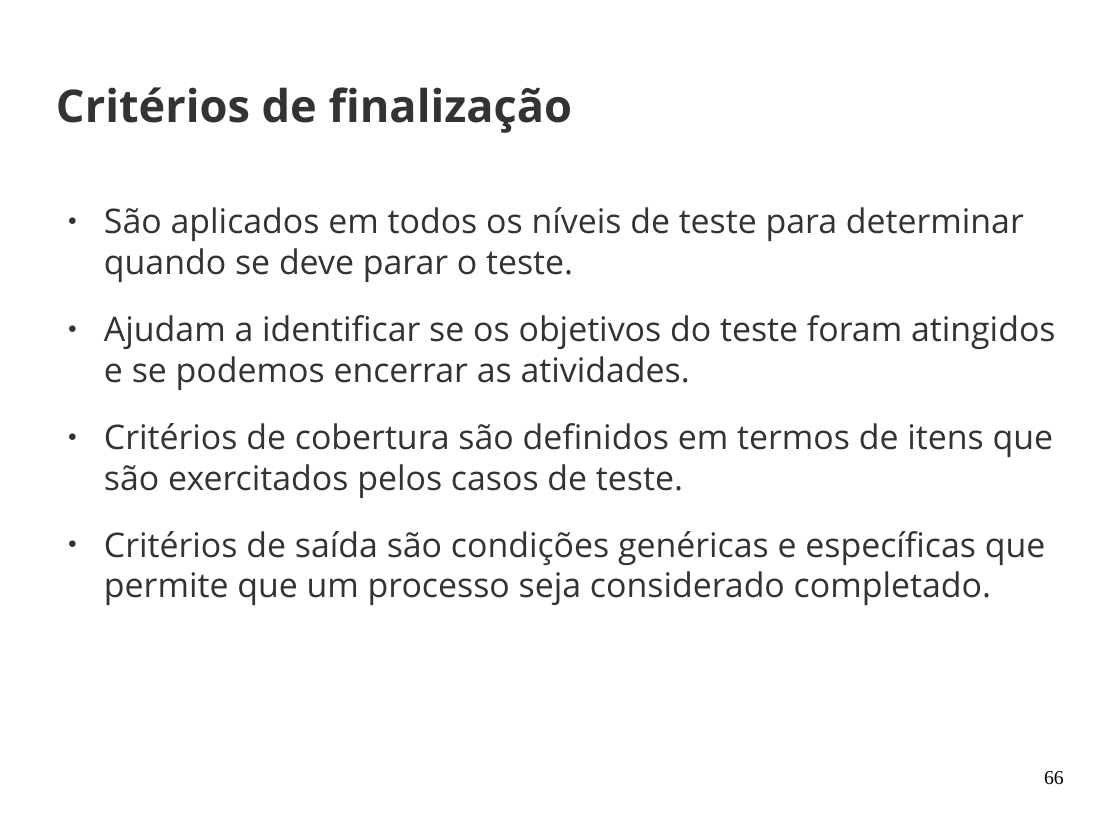
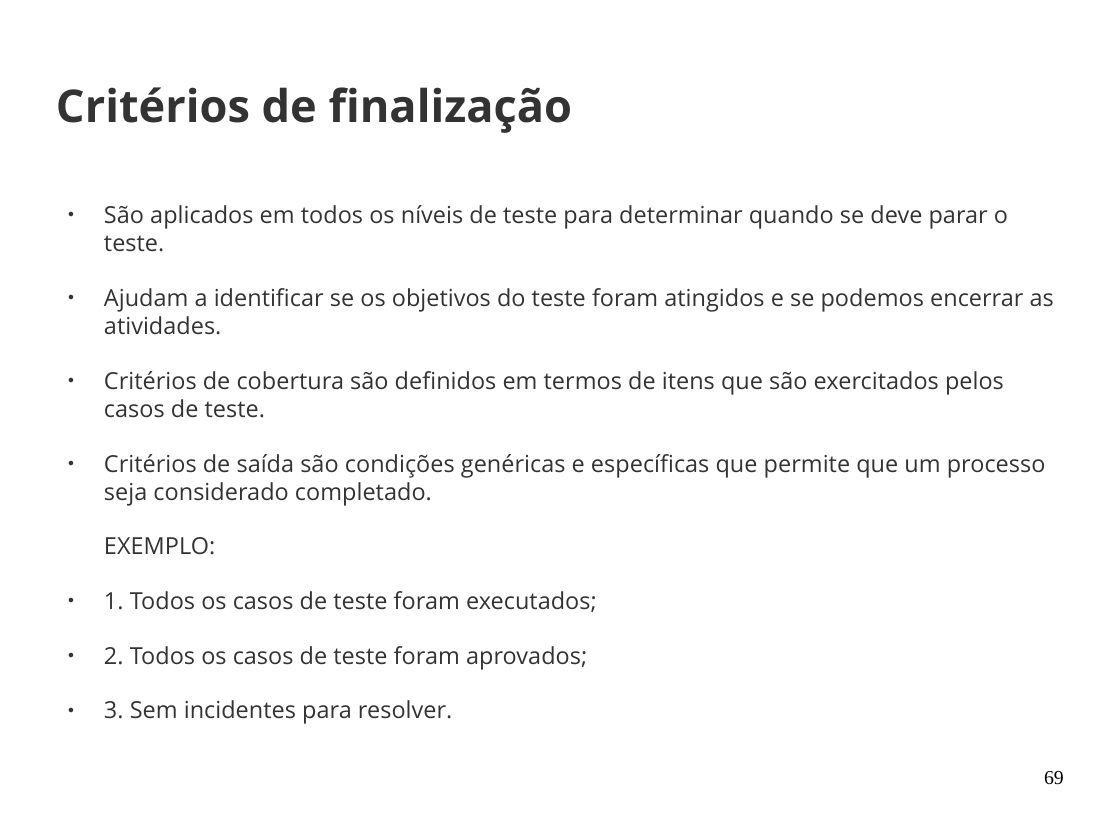
Before and after one commit to joaohelio/eng_de_software, a slide deck: slide 69 of Aulas/20170429/aula_2.odp (slide 66 before the commit). Drawn at 1120x840 pixels with LibreOffice and Linux fonts; fonts in the diff are those of the drawing; background and template pictures are left out. Boxes give left, top, right and bottom in pixels: in the first picture for what was removed or moved away, otherwise in the second. Text is boxed around its words. In the diff, an @@ line names an element or a change of style, - is before the commit and + after.

```diff
--- a/Aulas/20170429/aula_2.odp
+++ b/Aulas/20170429/aula_2.odp
@@ text at (104, 205, 1054, 506): size 24 to 16.6 pt in "São aplicados em todos os níveis de ...", "Ajudam a identificar se os objetivos do ...", "Critérios de cobertura são definidos em termos ...", "Critérios de saída são condições genéricas e ..." @@
@@ text at (104, 537, 597, 670): paragraphs added @@
+EXEMPLO:
+● 1. Todos os casos de teste foram executados;
+● 2. Todos os casos de teste foram aprovados;
+● 3. Sem incidentes para resolver.
@@ page number at (1044, 771, 1064, 785): text changed @@
-66
+69
```
Also in this commit, not shown: 14 other slides changed, 8 slides added.
